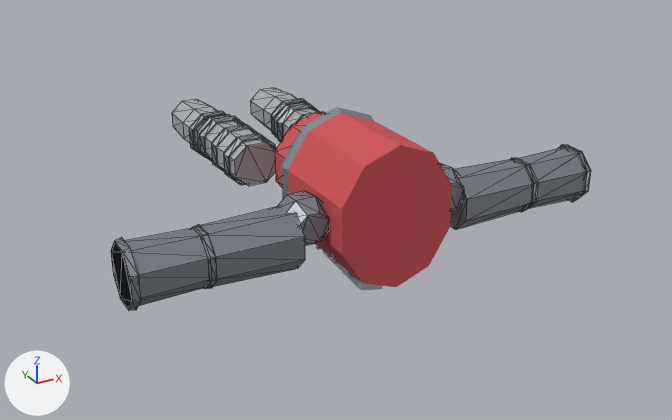
The glTF model client/public/models/armour/armor_brigandine.glb: old version first, new version second.
Rendered twice from a 50 mm lens placed at (-1.92, -5.01, 1.61), pointed at (0.1, -1.34, -0.23). Every picture has the same lights, and +X, +Y and +Z are marked at lower left. The first picture is the older version. Mesh edges are drawn as thin lines on the coarser meshes.

In view in the first picture: 'Abdomen', 'LowerArmL', 'LowerArmR', 'LowerLegL', 'LowerLegR', 'Torso', 'UpperArmL', 'UpperArmR', 'UpperLegL', 'UpperLegR'.
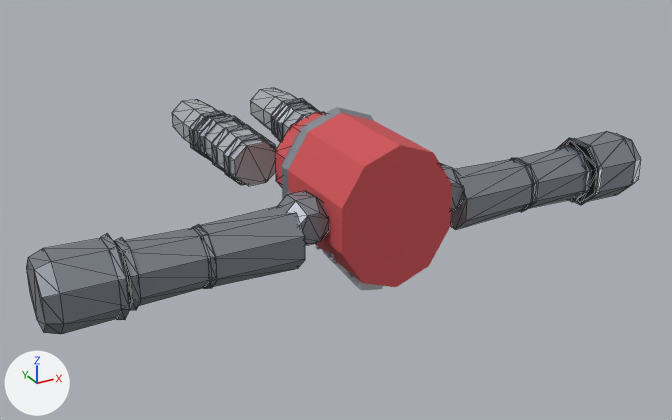
The change, as a diff of the scene's bpy script:
```diff
--- a/client/public/models/armour/armor_brigandine.glb.py
+++ b/client/public/models/armour/armor_brigandine.glb.py
@@ me_fist1r_002 @@
+me_fist1r_002.from_pydata(...)  # 40 vertices, 78 faces; spans x -1.44..-1.14, y -2.015..-1.705, z -0.195..0.115
+me_fist1r_002.materials.append(mat_darksteel)
@@ me_fist1l_002 @@
+me_fist1l_002.from_pydata(...)  # 40 vertices, 78 faces; spans x 1.14..1.44, y -2.015..-1.705, z -0.195..0.115
+me_fist1l_002.materials.append(mat_darksteel)
@@ ob_fist1r @@
+ob_fist1r = bpy.data.objects.new('Fist1R', me_fist1r_002)
+ob_fist1r.location = (0.0, 0.0, 0.0)
@@ ob_fist1l @@
+ob_fist1l = bpy.data.objects.new('Fist1L', me_fist1l_002)
+ob_fist1l.location = (0.0, 0.0, 0.0)
```

Boxes [x1, y1, x2, y2] around the edits, measured in the pictures (672 x 420 px):
'Fist1R', added
    after: [26, 234, 130, 334]
'Fist1L', added
    after: [556, 131, 641, 205]
